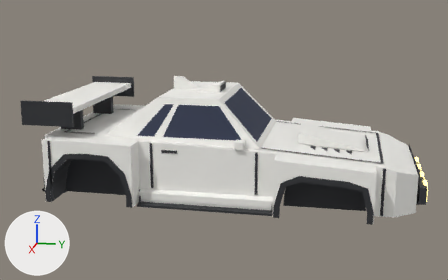
A saved change to the glTF model assets/meshes/blitz/Blitz.glb.
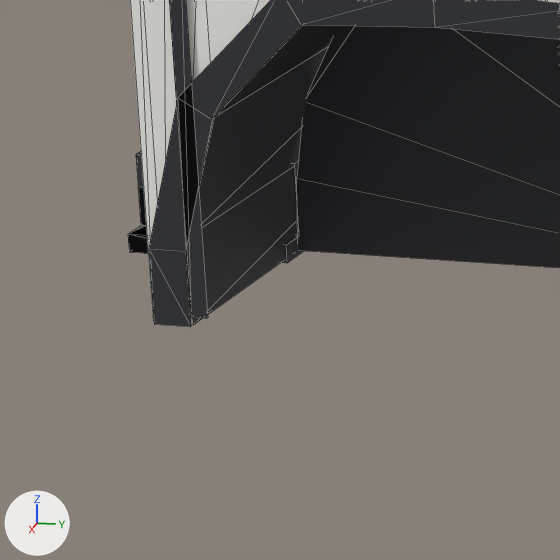
The first picture shows the older version from a 50 mm lens placed at (22.76, 4.64, 5.96), pointed at (0.2, 0.13, 0.32). The close-ups show the older and then the newer version on the part from 5% to 23% of the width and 56% to 84% of the height of that picture. Only the edits that show in the close-ups are written down. The axes (+X, +Y, +Z) are drawn at lower left. The lights are the same throughout. The close-ups show mesh edges as thin lines.

In view in the first close-up: 'ArchLip_RR', 'BumperRear', 'Fender_RR', 'Ink_BumpR_R', 'Opt_Diffuser_Race_AccDiffuserRace', 'Underbody', 'WheelWell' and 1 more.
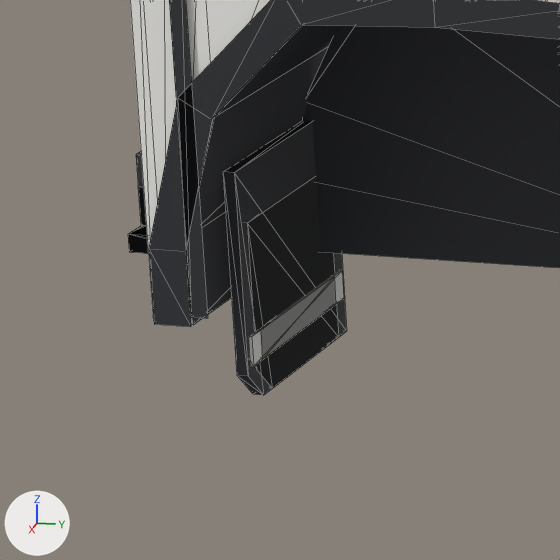
What differs and where, as boxes (x1, y1, x2, y2) in the close-ups (560 x 560 px):
'Opt_Mudflaps_Long_AccMudflapsLong', added: after (224, 121, 347, 395)
'Opt_Mudflaps_Rally_AccMudflaps', added: after (247, 177, 339, 388)
'Opt_Mudflaps_Rally_AccMudflapsBand', added: after (259, 276, 336, 359)
'Opt_Mudflaps_Long_AccMudflapsLongBand', added: after (249, 270, 344, 366)

What the commit changed:
Mesh me_opt_mudflaps_rally_accmudflapsband is new.
It consists of a box spanning x 2.14..3.02, y 2.7..2.8, z -1.75..-1.59; a box spanning x -3.02..-2.14, y 2.7..2.8, z -1.75..-1.59; a box spanning x 2.14..3.02, y -5.4..-5.3, z -1.75..-1.59; a box spanning x -3.02..-2.14, y -5.4..-5.3, z -1.75..-1.59.
It uses material mat_body (white #f7f6f1).
Mesh me_opt_mudflaps_rally_accmudflaps is new.
It has 40 vertices, 64 faces and spans x -3.06..3.06, y -5.38..2.78, z -1.95..-1.0.
It uses material mat_trim (dark grey #2f3035).
Mesh me_opt_mudflaps_long_accmudflapslongband is new.
It consists of a box spanning x 2.04..3.12, y 2.7..2.8, z -1.75..-1.59; a box spanning x -3.12..-2.04, y 2.7..2.8, z -1.75..-1.59; a box spanning x 2.04..3.12, y -5.4..-5.3, z -1.75..-1.59; a box spanning x -3.12..-2.04, y -5.4..-5.3, z -1.75..-1.59.
It uses material mat_body (white #f7f6f1).
Mesh me_opt_mudflaps_long_accmudflapslong is new.
It has 40 vertices, 64 faces and spans x -3.16..3.16, y -5.38..2.78, z -1.95..-0.7.
It uses material mat_trim (dark grey #2f3035).
Object 'Opt_Mudflaps_Rally_AccMudflapsBand' (ob_opt_mudflaps_rally_accmudflapsband) is new; it shows me_opt_mudflaps_rally_accmudflapsband.
Its location is (0.0, 0.0, 0.0).
Object 'Opt_Mudflaps_Rally_AccMudflaps' (ob_opt_mudflaps_rally_accmudflaps) is new; it shows me_opt_mudflaps_rally_accmudflaps.
Its location is (0.0, 0.0, 0.0).
Object 'Opt_Mudflaps_Long_AccMudflapsLongBand' (ob_opt_mudflaps_long_accmudflapslongband) is new; it shows me_opt_mudflaps_long_accmudflapslongband.
Its location is (0.0, 0.0, 0.0).
Object 'Opt_Mudflaps_Long_AccMudflapsLong' (ob_opt_mudflaps_long_accmudflapslong) is new; it shows me_opt_mudflaps_long_accmudflapslong.
Its location is (0.0, 0.0, 0.0).
